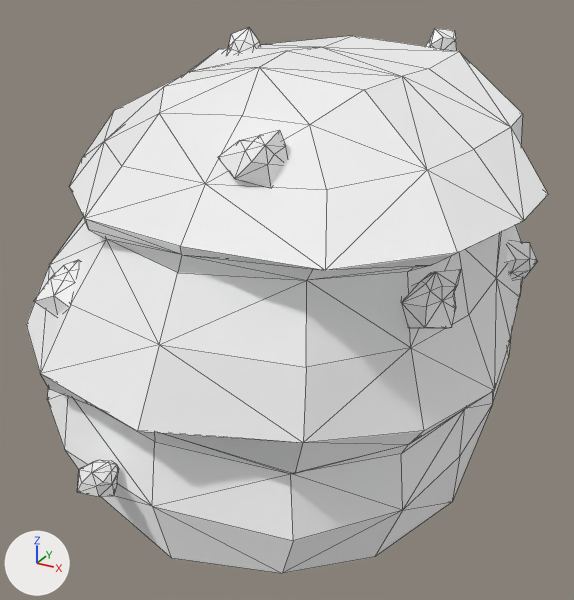
Two versions of the glTF model assets/nature_lowpoly/BushBerries_1.glb, one commit apart.
Rendered twice from a camera (50 mm lens) standing at (1.024, -1.984, 1.439) and looking at (-0.03, -0.066, 0.48). Arrows for +X, +Y and +Z are at lower left; the lights stay in place. The picture after the commit comes second. Mesh edges are drawn as thin lines.

Names of what the first picture shows: 'BushBerries_1'.
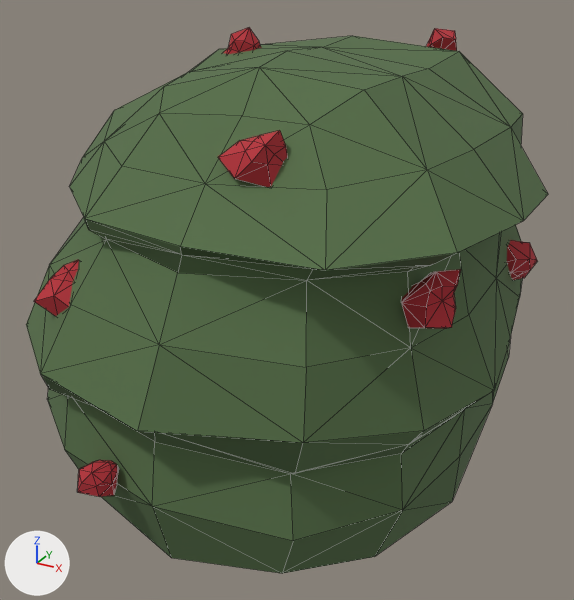
Pixel boxes (x1, y1, x2, y2) of what changed, in the pictures (574 x 600 px):
'BushBerries_1', recoloured, surface changed (white to dark green)
    both: (26, 27, 548, 573)

The change, as a list of edits to the scene's bpy script:
```text
Change mat_green:
    mat_green.metallic: 1.0 -> 0.0
    mat_green.base_color: (1.0, 1.0, 1.0) -> (0.0874, 0.152, 0.0599)  # white #ffffff -> dark green #536d45
Change mat_berry:
    mat_berry.metallic: 1.0 -> 0.0
    mat_berry.base_color: (1.0, 1.0, 1.0) -> (0.467, 0.027, 0.0382)  # white #ffffff -> red #b62e37
```
